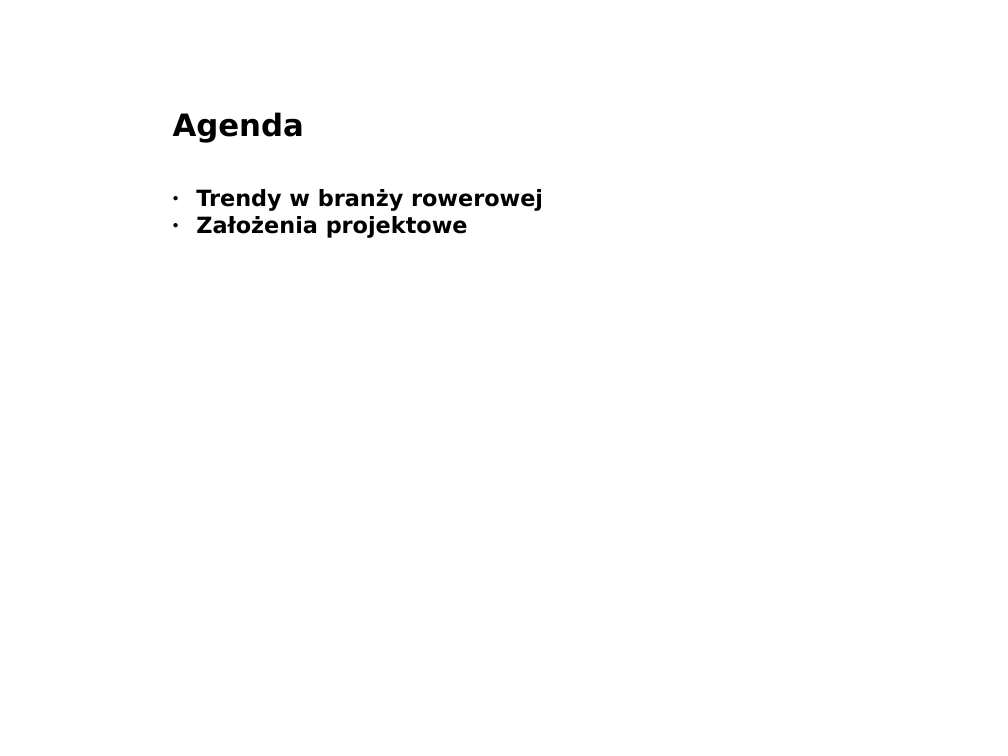
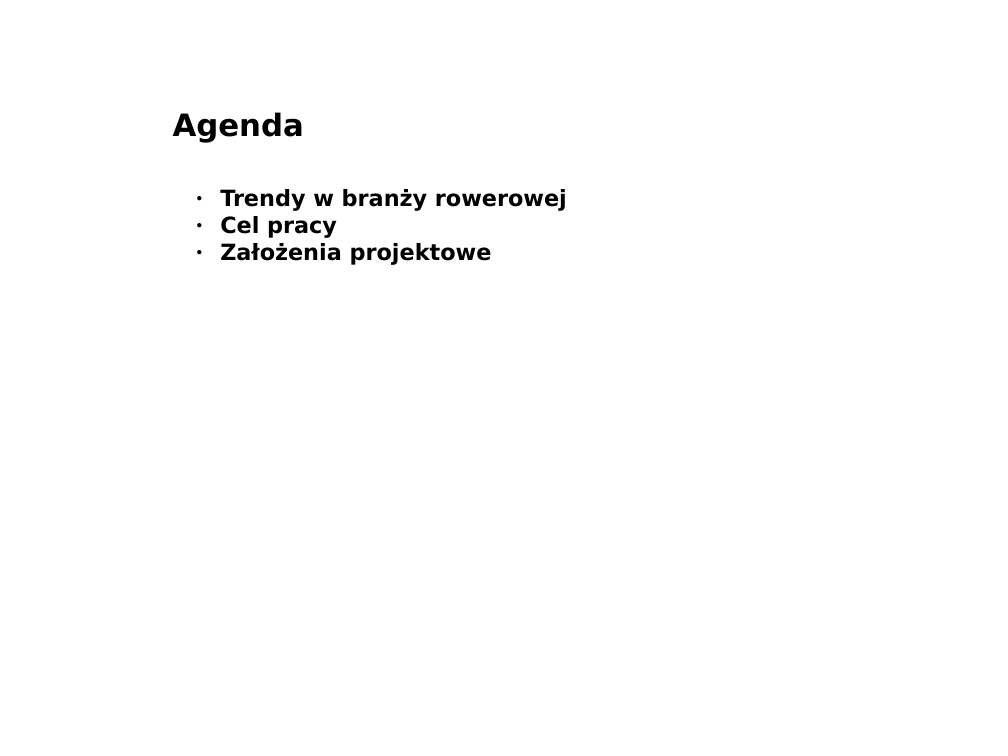
Before and after one commit to KarolKaim/-masterThesis, a slide deck: slide 2 of Presentations/diplomaSeminar/dipPresentation.pptx. Drawn at 1008x756 pixels with LibreOffice and Linux fonts; fonts in the diff are those of the drawing; background and template pictures are left out. Boxes give left, top, right and bottom in pixels: in the first picture for what was removed or moved away, otherwise in the second. Text is boxed around its words. In the diff, an @@ line names an element or a change of style, - is before the commit and + after.

```diff
--- a/Presentations/diplomaSeminar/dipPresentation.pptx
+++ b/Presentations/diplomaSeminar/dipPresentation.pptx
@@ text at <box>220,189,567,265</box>: list level 1 to 2 in "Trendy w branży rowerowej"; list level 1 to 2 in "Założenia projektowe" @@
@@ text at <box>220,216,337,238</box>: paragraph added @@
+  ● Cel pracy
```
Also in this commit, not shown: 3 other slides changed, 3 slides added, 1 slide removed.
